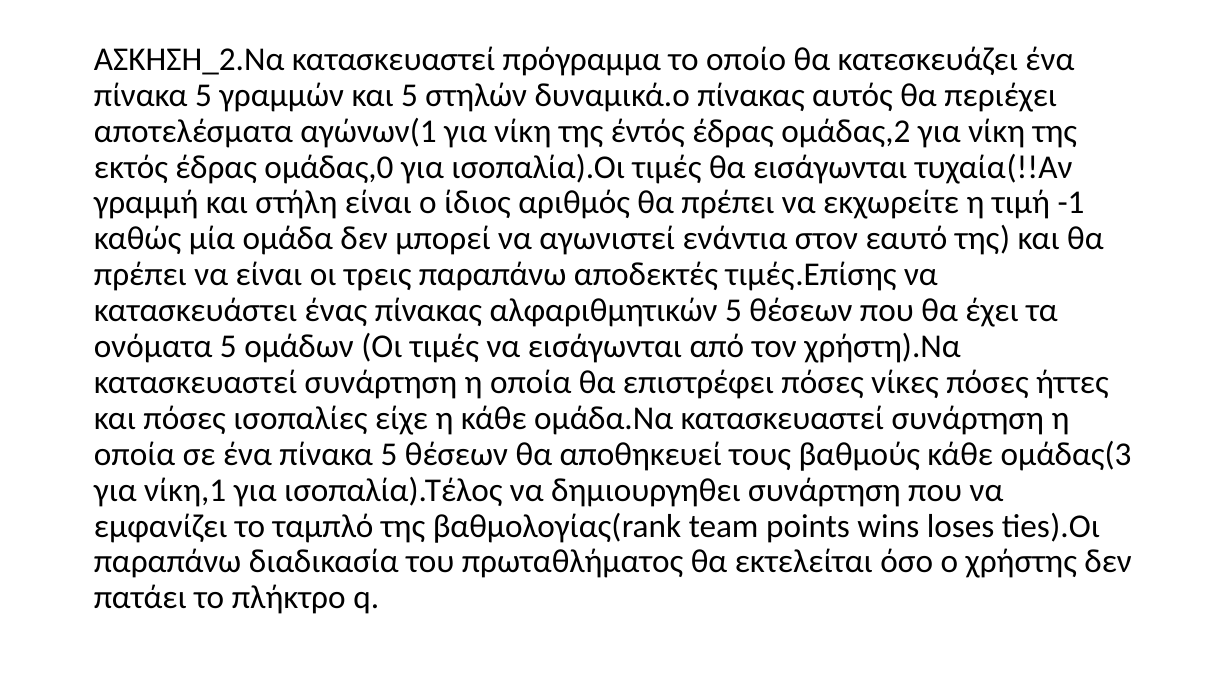
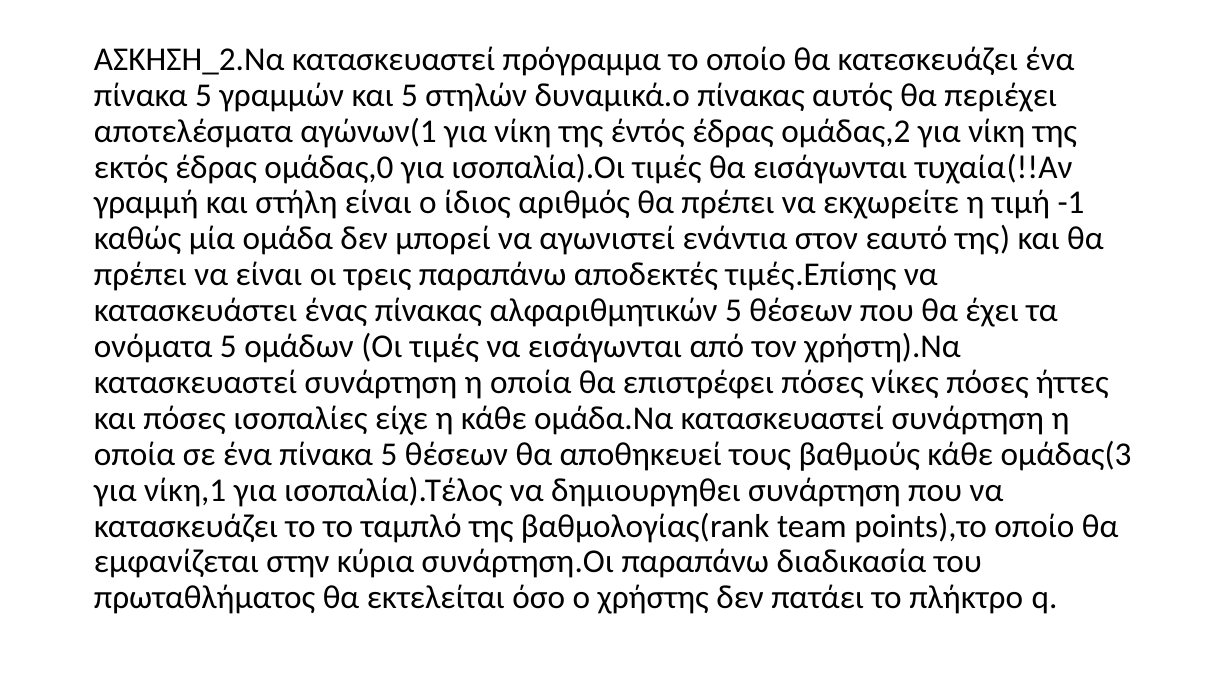
Before and after one commit to vasnastos/PROGRAMMING_TO_C, a slide deck: slide 3 of EXTRA_EXERCISES/exercise-.pptx. Drawn at 1232x693 pixels with LibreOffice and Linux fonts; fonts in the diff are those of the drawing. Boxes give left, top, right and bottom in pixels: in the first picture for what was removed or moved away, otherwise in the second. Text is boxed around its words. In the diff, an @@ line names an element or a change of style, - is before the commit and + after.

Commit message:
νες ππτ

```diff
--- a/EXTRA_EXERCISES/exercise-.pptx
+++ b/EXTRA_EXERCISES/exercise-.pptx
@@ text at bbox=[94, 46, 1132, 614]: text changed @@
-ΑΣΚΗΣΗ_2.Να κατασκευαστεί πρόγραμμα το οποίο θα κατεσκευάζει ένα πίνακα 5 γραμμών και 5 στηλών δυναμικά.ο πίνακας αυτός θα περιέχει αποτελέσματα αγώνων(1 για νίκη της έντός έδρας ομάδας,2 για νίκη της εκτός έδρας ομάδας,0 για ισοπαλία).Οι τιμές θα εισάγωνται τυχαία(!!Αν γραμμή και στήλη είναι ο ίδιος αριθμός θα πρέπει να εκχωρείτε η τιμή -1 καθώς μία ομάδα δεν μπορεί να αγωνιστεί ενάντια στον εαυτό της) και θα πρέπει να είναι οι τρεις παραπάνω αποδεκτές τιμές.Επίσης να κατασκευάστει ένας πίνακας αλφαριθμητικών 5 θέσεων που θα έχει τα ονόματα 5 ομάδων (Οι τιμές να εισάγωνται από τον χρήστη).Να κατασκευαστεί συνάρτηση η οποία θα επιστρέφει πόσες νίκες πόσες ήττες και πόσες ισοπαλίες είχε η κάθε ομάδα.Να κατασκευαστεί συνάρτηση η οποία σε ένα πίνακα 5 θέσεων θα αποθηκευεί τους βαθμούς κάθε ομάδας(3 για νίκη,1 για ισοπαλία).Τέλος να δημιουργηθει συνάρτηση που να εμφανίζει το ταμπλό της βαθμολογίας(rank team points wins loses ties).Οι παραπάνω διαδικασία του πρωταθλήματος θα εκτελείται όσο ο χρήστης δεν πατάει το πλήκτρο q.
+ΑΣΚΗΣΗ_2.Να κατασκευαστεί πρόγραμμα το οποίο θα κατεσκευάζει ένα πίνακα 5 γραμμών και 5 στηλών δυναμικά.ο πίνακας αυτός θα περιέχει αποτελέσματα αγώνων(1 για νίκη της έντός έδρας ομάδας,2 για νίκη της εκτός έδρας ομάδας,0 για ισοπαλία).Οι τιμές θα εισάγωνται τυχαία(!!Αν γραμμή και στήλη είναι ο ίδιος αριθμός θα πρέπει να εκχωρείτε η τιμή -1 καθώς μία ομάδα δεν μπορεί να αγωνιστεί ενάντια στον εαυτό της) και θα πρέπει να είναι οι τρεις παραπάνω αποδεκτές τιμές.Επίσης να κατασκευάστει ένας πίνακας αλφαριθμητικών 5 θέσεων που θα έχει τα ονόματα 5 ομάδων (Οι τιμές να εισάγωνται από τον χρήστη).Να κατασκευαστεί συνάρτηση η οποία θα επιστρέφει πόσες νίκες πόσες ήττες και πόσες ισοπαλίες είχε η κάθε ομάδα.Να κατασκευαστεί συνάρτηση η οποία σε ένα πίνακα 5 θέσεων θα αποθηκευεί τους βαθμούς κάθε ομάδας(3 για νίκη,1 για ισοπαλία).Τέλος να δημιουργηθει συνάρτηση που να κατασκευάζει το το ταμπλό της βαθμολογίας(rank team points),το οποίο θα εμφανίζεται στην κύρια συνάρτηση.Οι παραπάνω διαδικασία του πρωταθλήματος θα εκτελείται όσο ο χρήστης δεν πατάει το πλήκτρο q.
```
